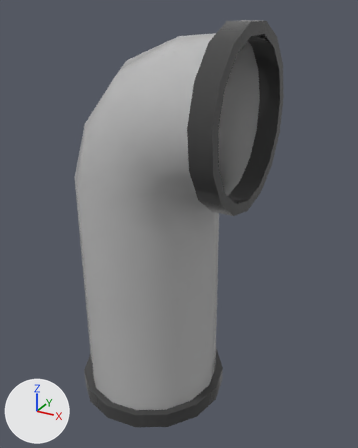
The FBX model Assets/CrowdMatch/Models/PipeB.fbx as it was, and as the next commit left it.
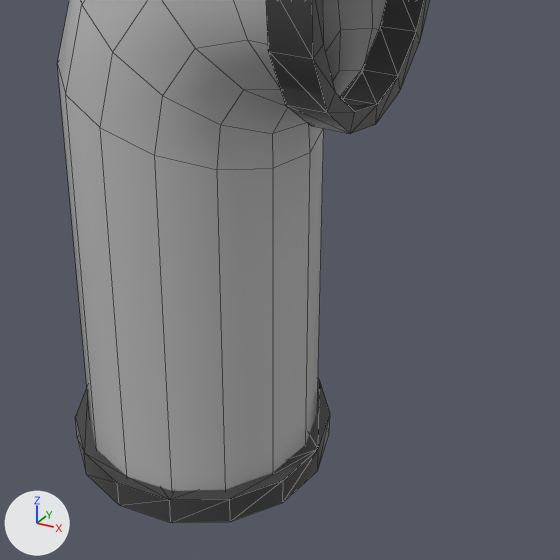
Each version is shown whole from a 50 mm lens placed at (0.71, -1.179, 0.615), pointed at (0.046, 0.03, 0.011), then close up on the part from 12% to 97% of the width and 32% to 100% of the height. The axes (+X, +Y, +Z) are drawn at lower left. The lights are the same throughout. The older version's two pictures come first. The close-ups show mesh edges as thin lines. Where no turn or scale is listed for an object, it has been applied to the vertices.

Objects in the first close-up: 'Pipe01', 'Pipe02'.
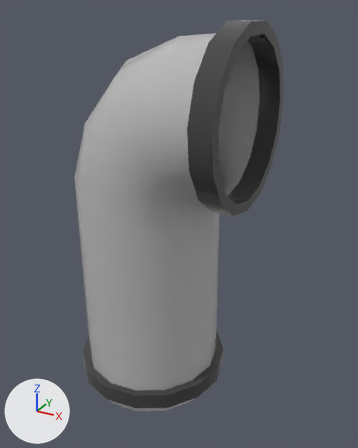
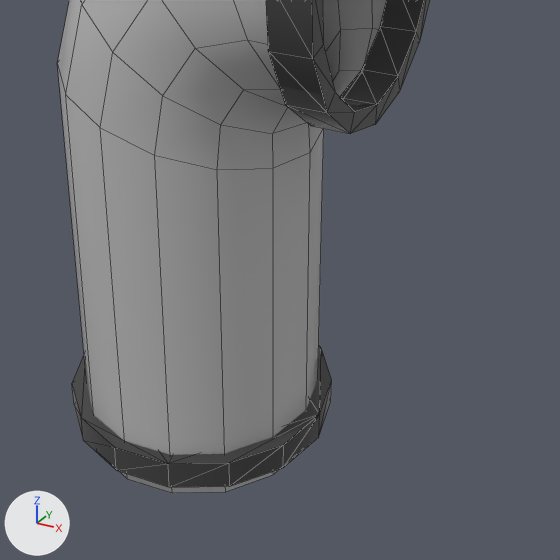
Pixel boxes (x1, y1, x2, y2) of what changed, in the close-ups (560 x 560 px; the box of a moved part takes in the faces that stretch with it):
```json
{"object": "Pipe02", "change": "reshaped", "before": [75, 0, 430, 523], "after": [72, 0, 430, 487]}
{"part": 1, "of": "me_mesh_001", "change": "moved or reshaped", "before": [75, 379, 330, 523], "after": [72, 346, 332, 487]}
```

The change, as JSON lines over the scene's bpy script:
```json
{"block": "me_mesh_001", "where": "# used by ob_pipe02; location = (0.0, 0.0, 0.292)"}
{"op": "remove", "block": "me_mesh_001", "code": "me_mesh_001.from_pydata(...)  # 90 vertices, 163 faces; spans x -0.273..0.273, y -0.239..0.239, z -0.872..0.292"}
{"op": "add", "block": "me_mesh_001", "code": "me_mesh_001.from_pydata(...)  # 90 vertices, 163 faces; spans x -0.273..0.273, y -0.239..0.239, z -0.795..0.292"}
{"block": "me_mesh_001", "change": "me_mesh_001 part 1: the loose piece of 30 vertices spanning x -0.273..0.201, y -0.239..0.239, z -0.872..-0.822 is moved by (0.0, 0.0, 0.077)"}
```
